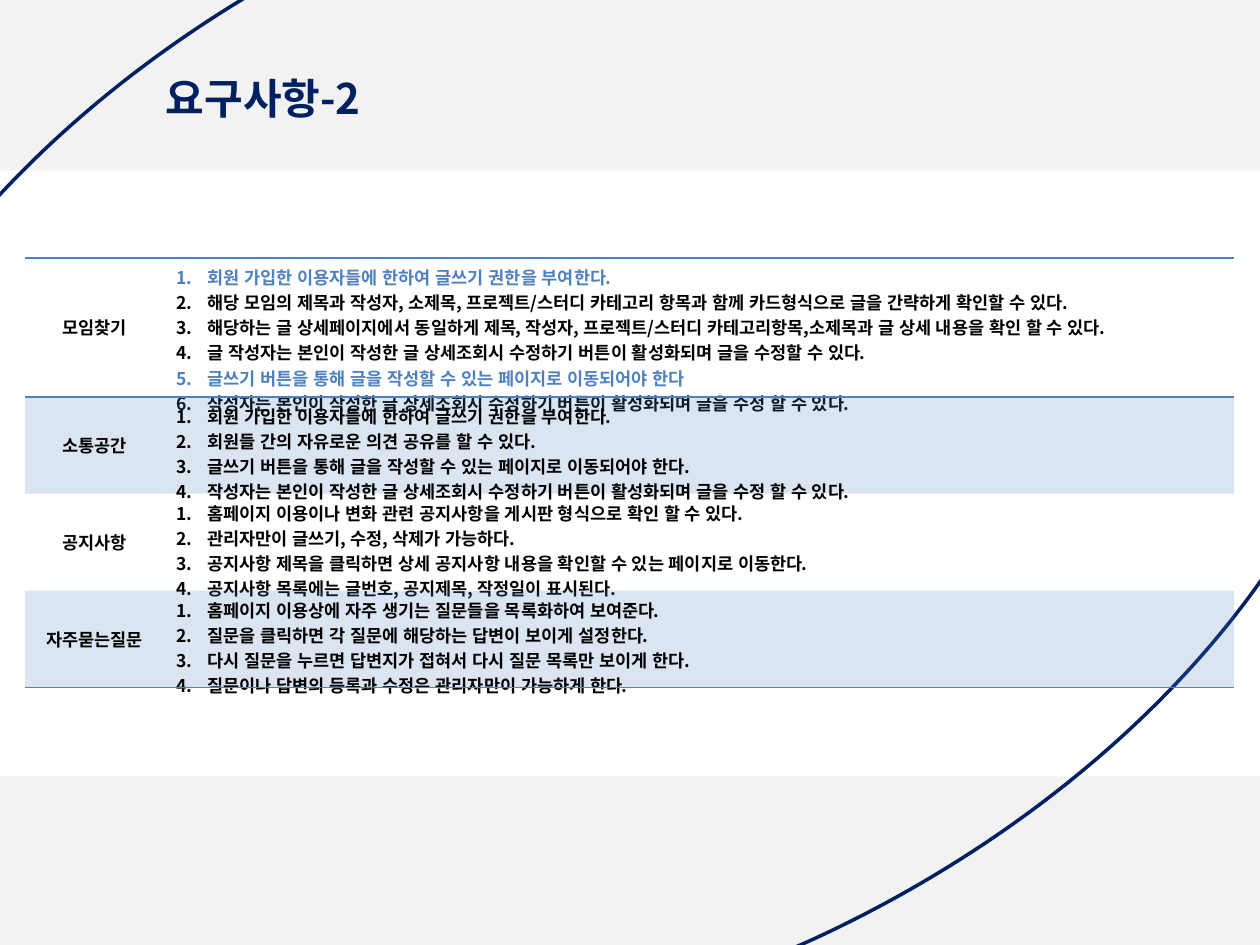
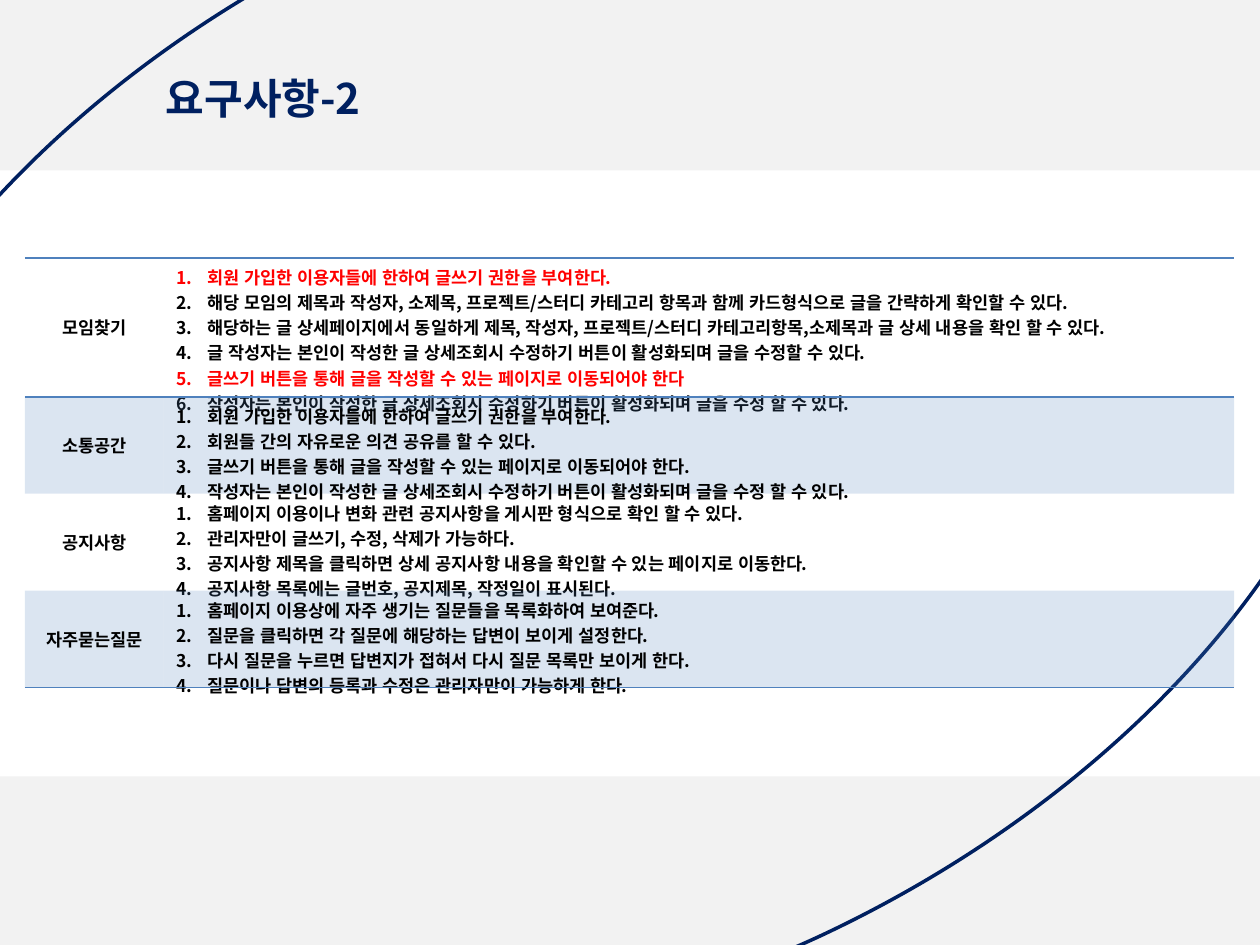
Before and after one commit to yeajinlee/ITP-team, a slide deck: slide 9 of multi_final/문서/3차 5조 2-15일 발표 자료(최종)/final_project_03.15 발표.pptx. Drawn at 1260x945 pixels with LibreOffice and Linux fonts; fonts in the diff are those of the drawing. Boxes give left, top, right and bottom in pixels: in the first picture for what was removed or moved away, otherwise in the second. Text is boxed around its words. In the diff, an @@ line names an element or a change of style, - is before the commit and + after.

Commit message:
ppt 수정 및 대본 작성

```diff
--- a/multi_final/문서/3차 5조 2-15일 발표 자료(최종)/final_project_03.15 발표.pptx
+++ b/multi_final/문서/3차 5조 2-15일 발표 자료(최종)/final_project_03.15 발표.pptx
@@ table at [25,258,1235,698] @@
@@ text colour #4F81BD to #FF0000 in "회원 가입한 이용자들에 한하여 글쓰기 권한을 부여한다.", "글쓰기 버튼을 통해 글을 작성할 수 있는 ..." @@
```
Also in this commit, not shown: 4 other slides changed, 1 other file.
